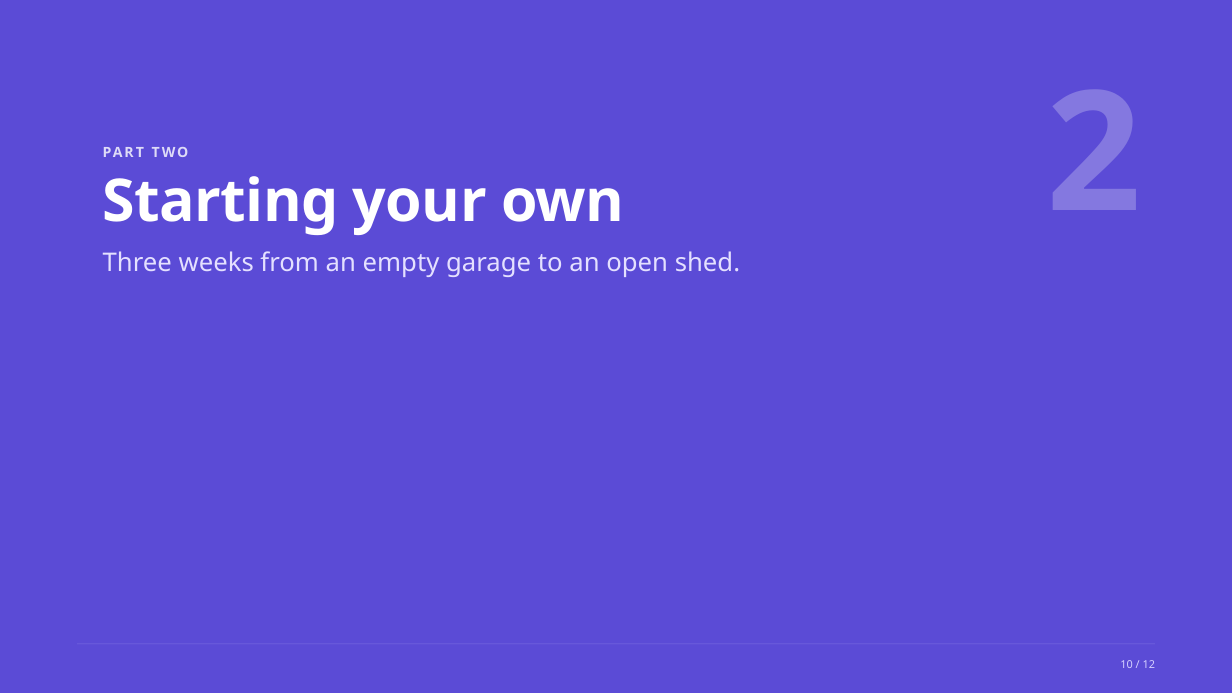
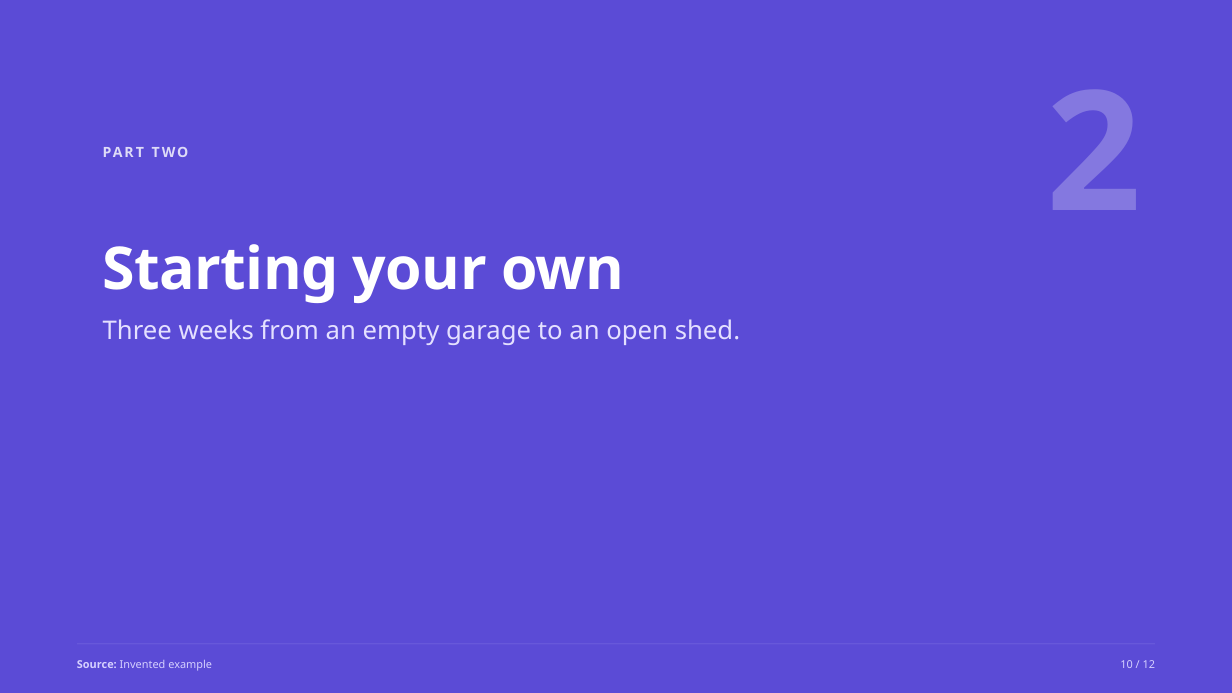
Before and after one commit to witt3rd/publishing, a slide deck: slide 10 of docs/samples/house-style-explainer-v1.pptx. Drawn at 1232x693 pixels with LibreOffice and Linux fonts; fonts in the diff are those of the drawing. Boxes give left, top, right and bottom in pixels: in the first picture for what was removed or moved away, otherwise in the second. Text is boxed around its words. In the diff, an @@ line names an element or a change of style, - is before the commit and + after.

```diff
--- a/docs/samples/house-style-explainer-v1.pptx
+++ b/docs/samples/house-style-explainer-v1.pptx
@@ title "Starting your own": place and size @@
-title "Starting your own" at bbox=[103, 176, 624, 235]
+title "Starting your own" at bbox=[103, 244, 624, 303]
@@ text "Three weeks from an empty ...": place and size @@
-text "Three weeks from an empty ..." at bbox=[103, 251, 740, 277]
+text "Three weeks from an empty ..." at bbox=[103, 319, 740, 345]
@@ text added at bbox=[77, 660, 212, 671], 8.5 pt, text #D6D1FF @@
+Source: Invented example
```
Also in this commit, not shown: 7 other slides changed, 21 other files.
